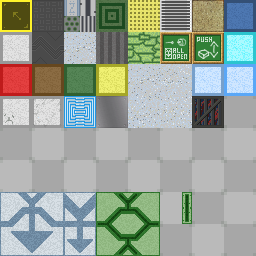
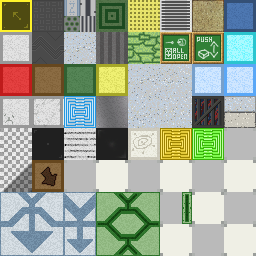
Revision of a layered 256x256 image; what changed, layer by layer:
added layer "Layer 10" (overlay, 87%) above "Layer 9 copy" over (40, 166, 58, 187)
added layer "Layer 9 copy" above "Layer 9" over (0, 1, 256, 256)
